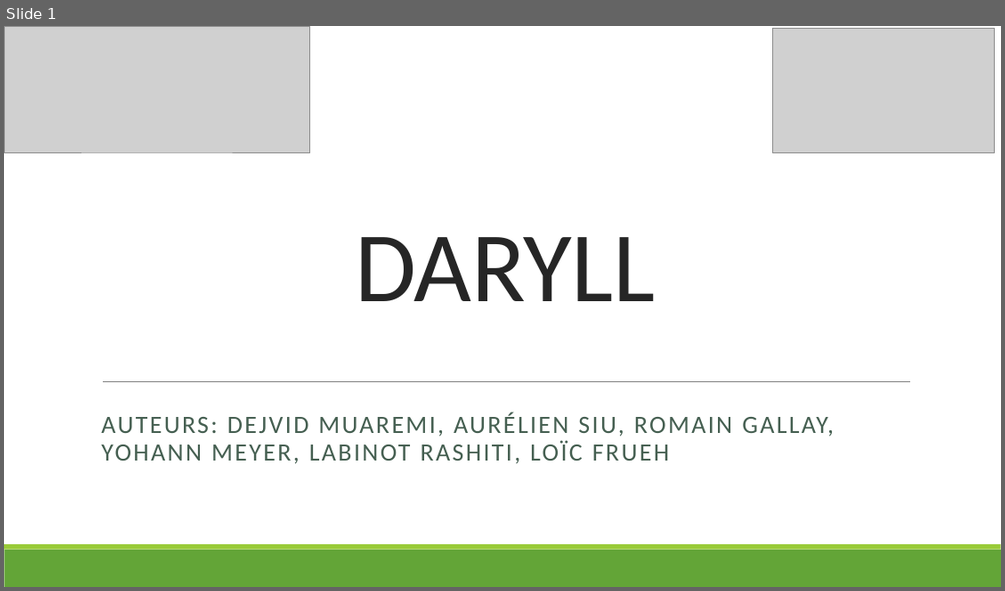
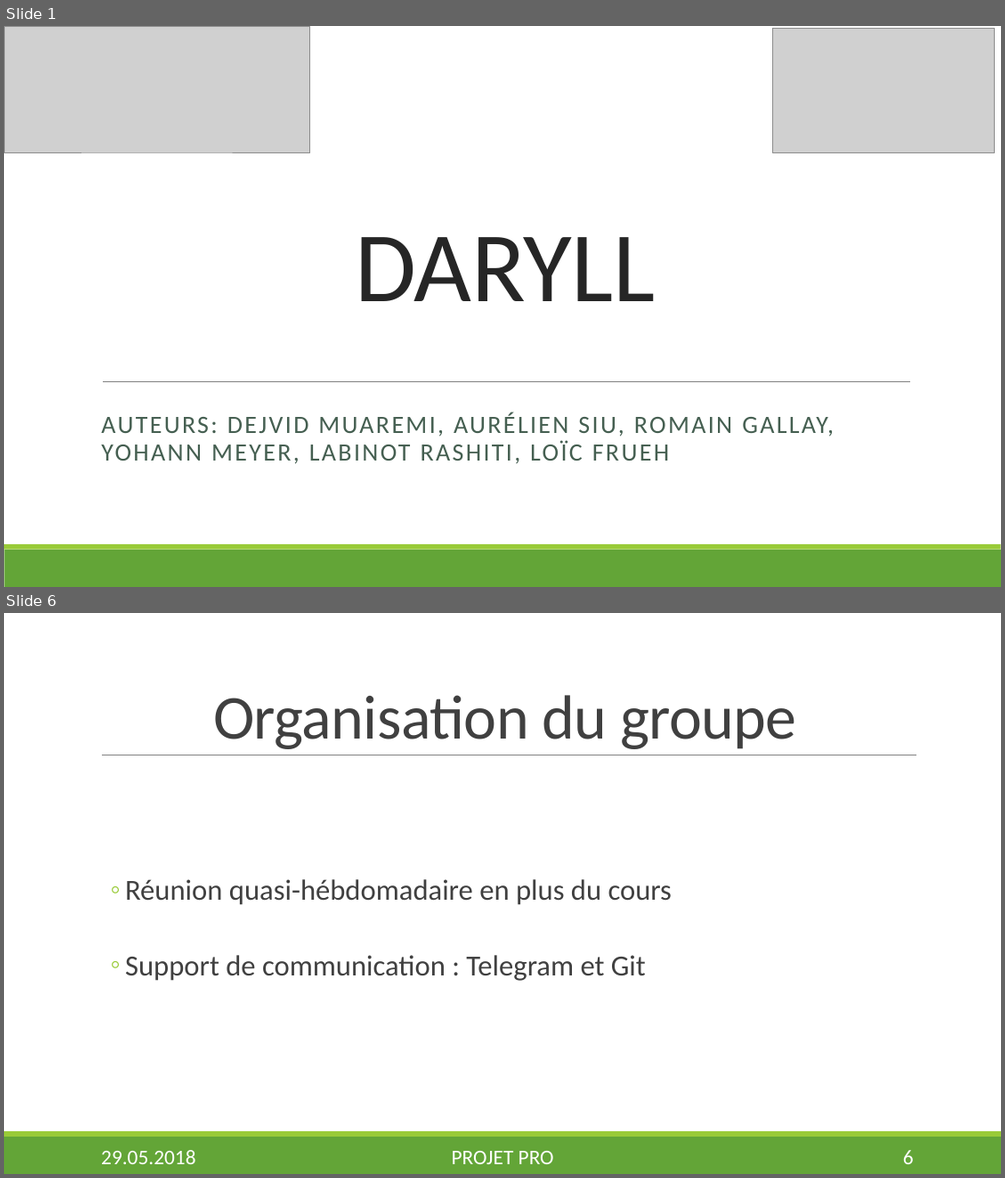
Before and after one commit to Nyahon/PRO, a slide deck: presentation/DaryllFinal.pptx. Shown one above the other, each under a label of ours: slide 1 before the commit, slides 1 and 6 after it; the slides between them are not shown. The pictures are 1005x591 and 1005x1178 pixels, drawn with LibreOffice and Linux fonts; fonts in the diff are those of the drawing; grey boxes stand for pictures; background and template pictures are left out. Boxes give left, top, right and bottom in pixels: in the first picture for what was removed or moved away, otherwise in the second. Text is boxed around its words. In the diff, an @@ line names an element or a change of style, - is before the commit and + after.

```diff
--- a/presentation/DaryllFinal.pptx
+++ b/presentation/DaryllFinal.pptx
@@ slide 6 added at box(4, 613, 1001, 1174), background #FFFFFF; not listed: 2 template elements that a slide beside it also shows @@
@@ title added at box(213, 695, 797, 749), 60 pt, text #404040 @@
+Organisation du groupe
@@ line added from (102, 755) to (917, 755), #808080 0.5 pt @@
@@ text added at box(125, 879, 672, 981), 28 pt, text #404040 @@
+  ◦ Réunion quasi-hébdomadaire en plus du cours
+  ◦ Support de communication : Telegram et Git
@@ text added at box(101, 1150, 195, 1164), 20 pt, text #FFFFFF @@
+29.05.2018
@@ text added at box(452, 1151, 554, 1164), 20 pt, text #FFFFFF @@
+PROJET PRO
@@ page number added at box(903, 1150, 914, 1164), 20 pt, text #FFFFFF @@
+6
```
Also in this commit, not shown: 8 slides changed, 9 other slides added, 1 other file.
